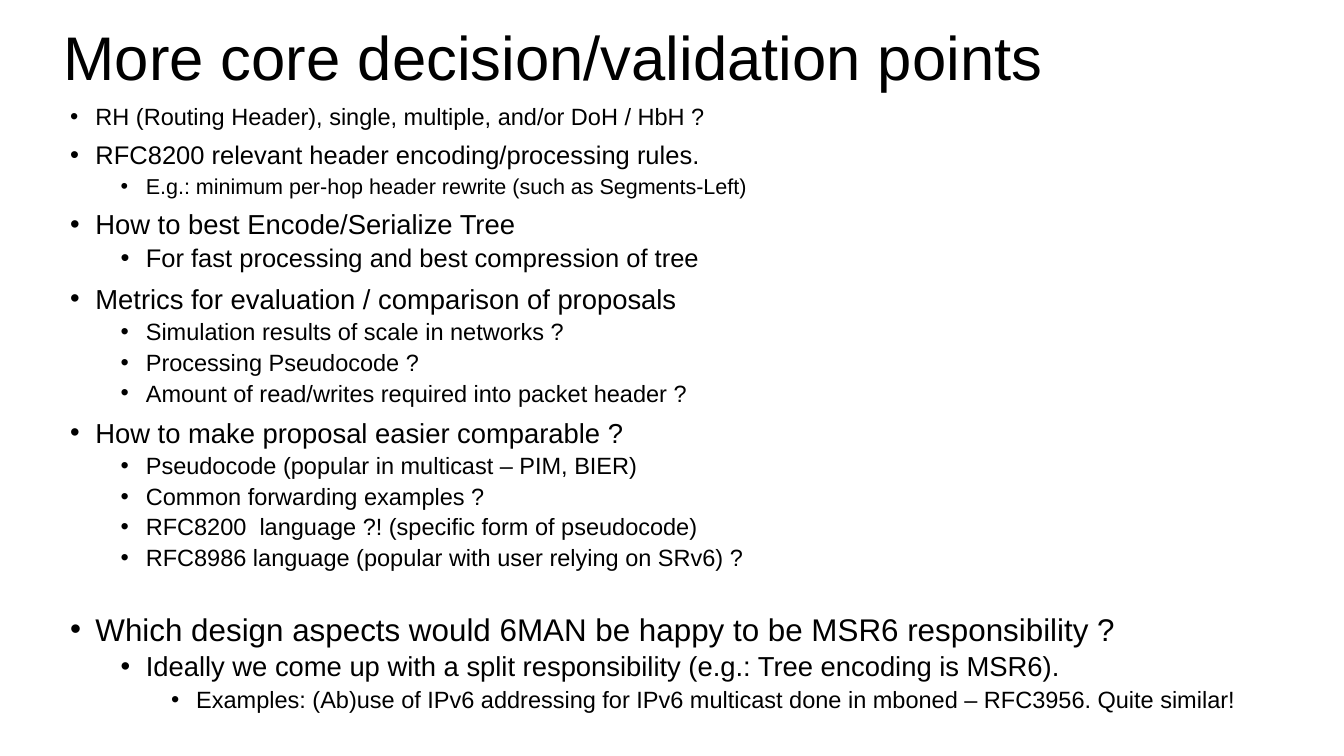
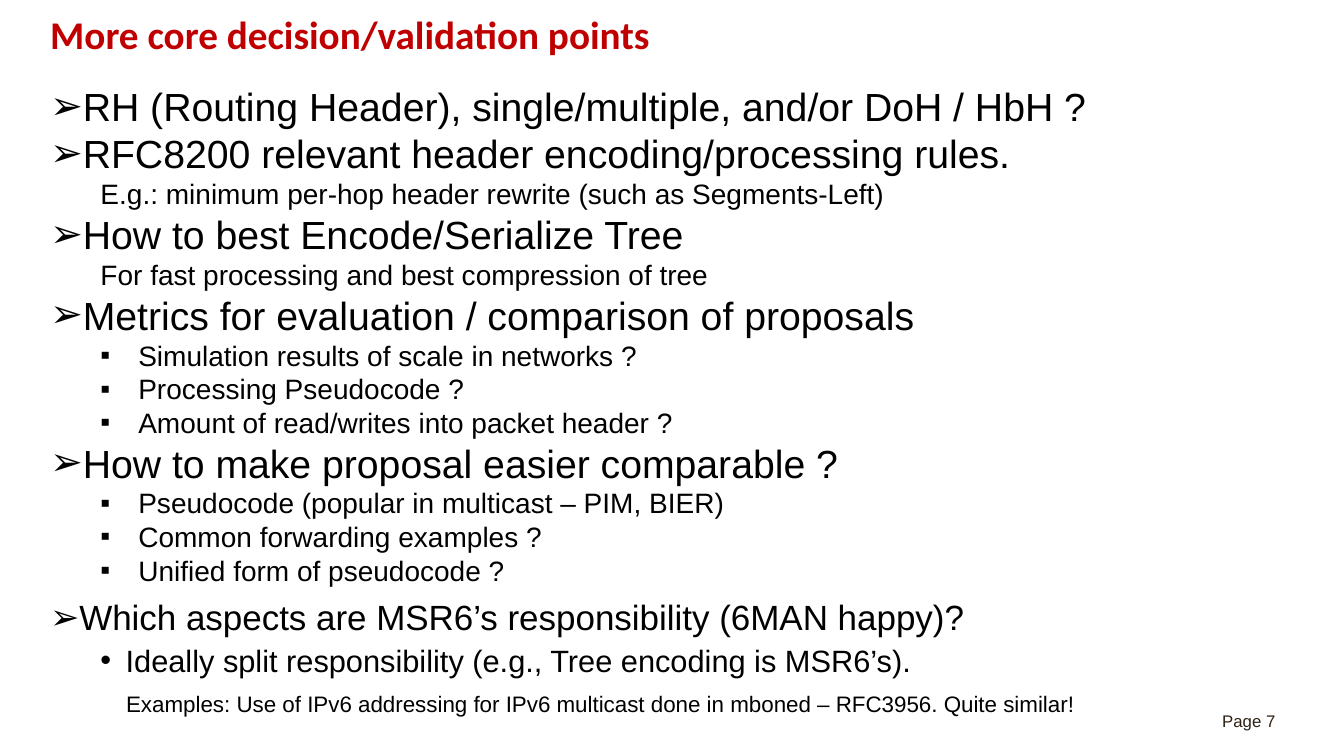
Before and after one commit to MSR6-community/presentations, a slide deck: slide 7 of msr6-bof-chen-te-solution-overview.pptx. Drawn at 1344x756 pixels with LibreOffice and Linux fonts; fonts in the diff are those of the drawing. Boxes give left, top, right and bottom in pixels: in the first picture for what was removed or moved away, otherwise in the second. Text is boxed around its words. In the diff, an @@ line names an element or a change of style, - is before the commit and + after.

```diff
--- a/msr6-bof-chen-te-solution-overview.pptx
+++ b/msr6-bof-chen-te-solution-overview.pptx
@@ title "More core decision/validation points": place and size @@
-title "More core decision/validation points" at [64,35,1042,91]
+title "More core decision/validation points" at [50,21,649,55]
@@ title "More core decision/validation points" at [50,21,649,55]: size 44 to 28 pt, font Arial to Calibri, text colour #000000 to #C00000, bold on @@
@@ text "RH (Routing Header), single/multiple, and/or ...": place and size @@
-text "RH (Routing Header), single/multiple, and/or ..." at [95,108,1234,713]
+text "RH (Routing Header), single/multiple, and/or ..." at [79,92,1074,717]
@@ text at [83,92,1053,129]: text changed; size 16.8 to 28 pt @@
-• RH (Routing Header), single, multiple, and/or DoH / HbH ?
+➢ RH (Routing Header), single/multiple, and/or DoH / HbH ?
@@ text at [83,139,1010,552]: size 18.2 to 28 pt in "RFC8200 relevant header encoding/processing rules."; size 15.4 to 20 pt in "E.g.: minimum per-hop header rewrite (such as ..."; size 19.6 to 28 pt in "How to best Encode/Serialize Tree", "Metrics for evaluation / comparison of proposals", "How to make proposal easier comparable ?"; size 18.2 to 20 pt in "For fast processing and best compression of ..."; size 16.8 to 20 pt in "Simulation results of scale in networks ?", "Processing Pseudocode ?", "Pseudocode (popular in multicast – PIM, BIER)", "Common forwarding examples ?"; bullet • to ➢; line spacing 0.84 to 1; less space between paragraphs; bullet • to none; bullet • to ▪ @@
@@ text at [138,412,649,438]: text changed; size 16.8 to 20 pt @@
-  • Amount of read/writes required into packet header ?
+  ▪ Amount of read/writes into packet header ?
@@ text at [79,560,1074,717]: text changed; size 16.8 to 16 pt @@
-  • RFC8200 language ?! (specific form of pseudocode)
-  • RFC8986 language (popular with user relying on SRv6) ?
-• Which design aspects would 6MAN be happy to be MSR6 responsibility ?
-  • Ideally we come up with a split responsibility (e.g.: Tree encoding is MSR6).
-    • Examples: (Ab)use of IPv6 addressing for IPv6 multicast done in mboned – RFC3956. Quite similar!
+  ▪ Unified form of pseudocode ?
+➢ Which aspects are MSR6’s responsibility (6MAN happy)?
+  • Ideally split responsibility (e.g., Tree encoding is MSR6’s).
+  Examples: Use of IPv6 addressing for IPv6 multicast done in mboned – RFC3956. Quite similar!
@@ page number added at [1222,715,1275,731], 12 pt, text #2D2015 @@
+Page 7
```
Also in this commit, not shown: 6 other slides changed, 1 slide added, 2 other files.
